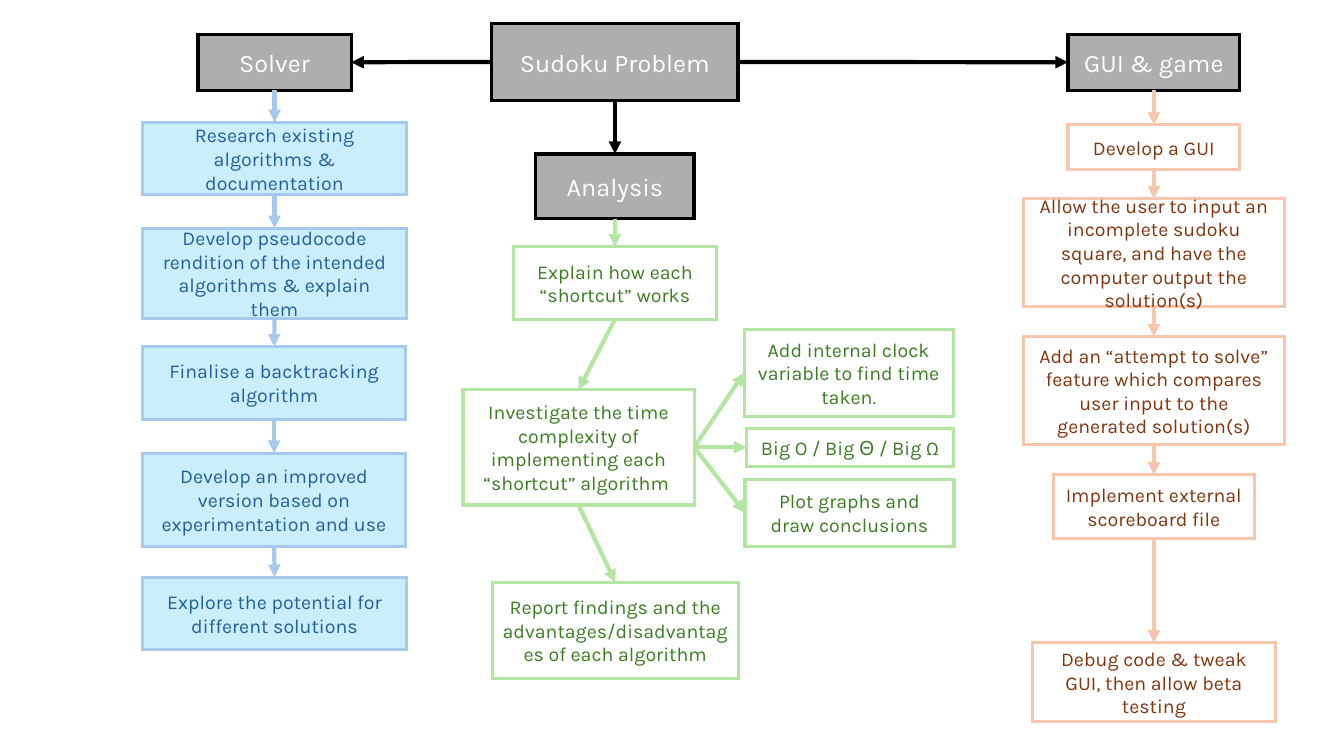
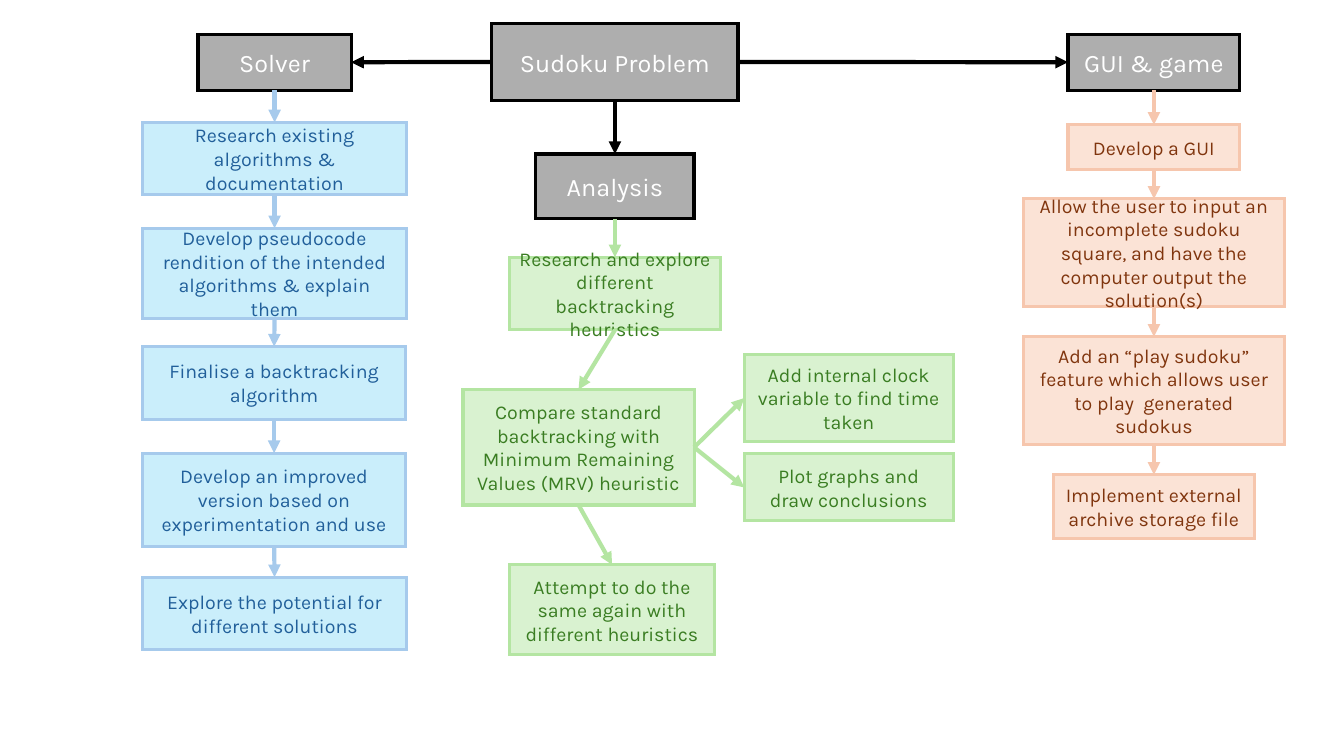
Before and after one commit to melon-juice/NEA-Sudoku-Solver, a slide deck: slide 1 of Documentation/NEA roadmap!.pptx. Drawn at 1344x756 pixels with LibreOffice and Linux fonts; fonts in the diff are those of the drawing. Boxes give left, top, right and bottom in pixels: in the first picture for what was removed or moved away, otherwise in the second. Text is boxed around its words. In the diff, an @@ line names an element or a change of style, - is before the commit and + after.

```diff
--- a/Documentation/NEA roadmap!.pptx
+++ b/Documentation/NEA roadmap!.pptx
@@ arrow moved from (615, 219) - (615, 247) to (615, 219) - (615, 257) @@
@@ fill none to #D9F2D0 in 5 elements at bbox=[744, 355, 953, 443], bbox=[744, 454, 953, 520], bbox=[463, 390, 694, 505], bbox=[509, 565, 715, 654], bbox=[509, 257, 721, 330] @@
@@ rectangle "Research and explore different backtracking ...": place and size @@
-rectangle "Research and explore different backtracking ..." at bbox=[514, 247, 717, 320]
+rectangle "Research and explore different backtracking ..." at bbox=[509, 257, 721, 330]
@@ text in rectangle at bbox=[519, 248, 710, 343]: text changed @@
-Explain how each “shortcut” works
+Research and explore different backtracking heuristics
@@ arrow moved from (615, 320) - (579, 390) to (615, 330) - (579, 390) @@
@@ rectangle "Add internal clock variable to ...": place and size @@
-rectangle "Add internal clock variable to ..." at bbox=[744, 330, 953, 417]
+rectangle "Add internal clock variable to ..." at bbox=[744, 355, 953, 443]
@@ fill none to #FBE3D6 in 4 elements at bbox=[1069, 125, 1240, 170], bbox=[1023, 199, 1285, 307], bbox=[1054, 475, 1254, 538], bbox=[1023, 337, 1285, 445] @@
@@ text in rectangle at bbox=[1040, 349, 1268, 433]: text changed @@
-Add an “attempt to solve” feature which compares user input to the generated solution(s)
+Add an “play sudoku” feature which allows user to play generated sudokus
@@ text in rectangle at bbox=[758, 368, 940, 429]: text changed @@
-Add internal clock variable to find time taken.
+Add internal clock variable to find time taken
@@ text in rectangle at bbox=[477, 405, 679, 492]: text changed @@
-Investigate the time complexity of implementing each “shortcut” algorithm
+Compare standard backtracking with Minimum Remaining Values (MRV) heuristic
@@ arrow moved from (695, 448) - (744, 373) to (695, 448) - (744, 398) @@
@@ arrow moved from (695, 448) - (745, 513) to (695, 448) - (744, 488) @@
@@ arrow removed from (695, 448) to (747, 448) @@
@@ rectangle removed at bbox=[747, 429, 954, 467] @@
-Big O / Big Θ / Big Ω
@@ rectangle "Plot graphs and draw conclusions": place and size @@
-rectangle "Plot graphs and draw conclusions" at bbox=[745, 479, 954, 545]
+rectangle "Plot graphs and draw conclusions" at bbox=[744, 454, 953, 520]
@@ arrow moved from (579, 505) - (615, 583) to (579, 505) - (612, 565) @@
@@ text in rectangle at bbox=[1066, 488, 1242, 531]: text changed @@
-Implement external scoreboard file
+Implement external archive storage file
@@ arrow removed from (1154, 538) to (1154, 643) @@
@@ rectangle "Attempt to do the same ...": place and size @@
-rectangle "Attempt to do the same ..." at bbox=[492, 583, 738, 679]
+rectangle "Attempt to do the same ..." at bbox=[509, 565, 715, 654]
@@ text in rectangle at bbox=[526, 580, 699, 641]: text changed @@
-Report findings and the advantages/disadvantages of each algorithm
+Attempt to do the same again with different heuristics
@@ rectangle removed at bbox=[1032, 643, 1275, 723] @@
-Debug code & tweak GUI, then allow beta testing
```
Also in this commit, not shown: 5 other files.
